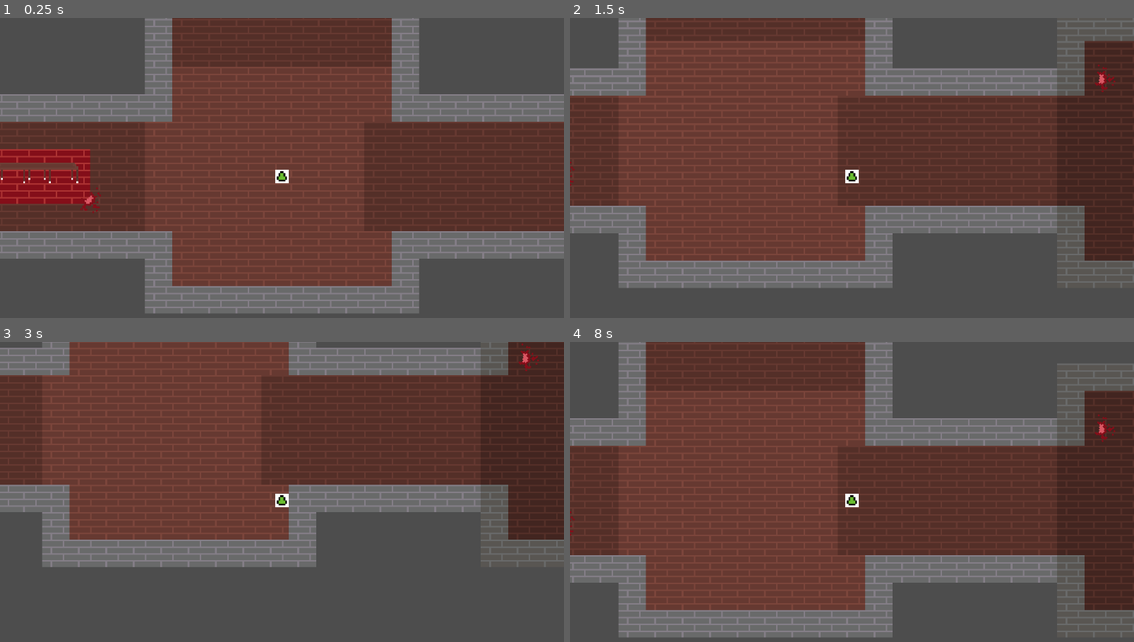
Above: before the commit, frames 1-4 (two rows, left to right).
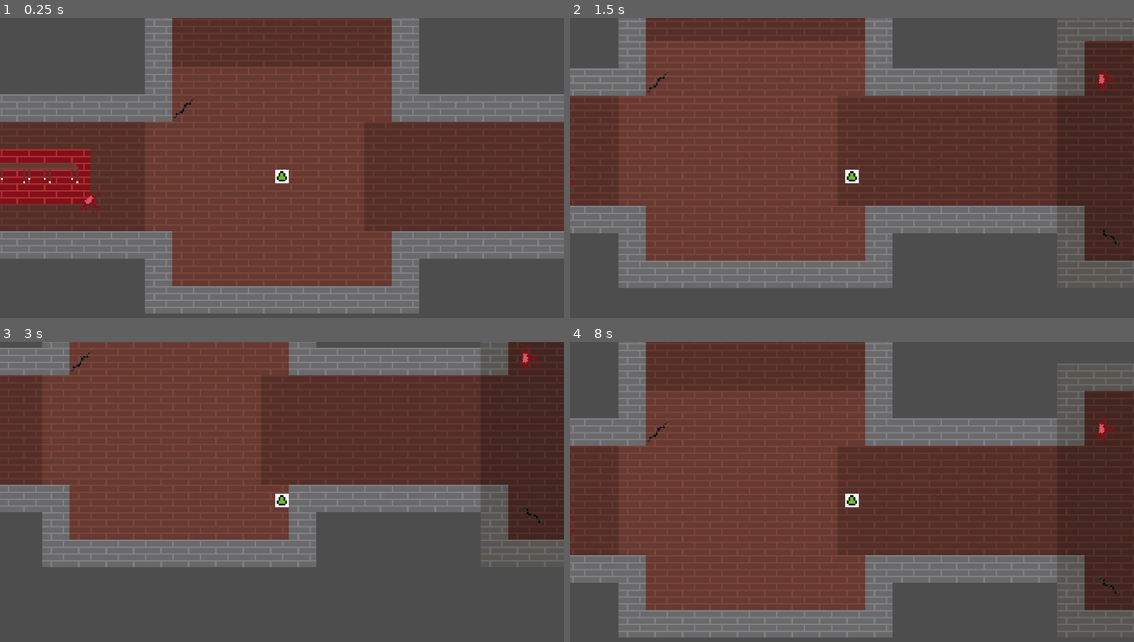
Above: after the commit, the same moments.

Repository: NoxWorks/Rouge-Lite-Projekt
Game: Godot game, scene res://Scenes/LVL/lvl_debug.tscn
Two runs of this game, one before a commit and one after it. Both use one fixed random seed, a clock stepped at 60 frames per second and the inputs below.
Inputs:
- Up to frame 1 (0.25 s): no input
- Up to frame 2 (1.5 s): tap Enter at 0.5 s; hold D (move_right) 0.53-1.28 s; hold S (move_down) from 1.28 s (still down)
- Up to frame 3 (3 s): release S (move_down) at 2.03 s; hold D (move_right) 2.03-2.78 s; tap Space at 2.75 s; hold W (move_up) from 2.78 s (still down)
- Up to frame 4 (8 s): release W (move_up) at 3.53 s; hold A (move_left) 3.53-5.03 s; hold S (move_down) 5.03-5.78 s; hold D (move_right) 5.78-6.53 s; hold W (move_up) 6.53-7.28 s; hold D (move_right) from 7.28 s (still down)

The runs differ from the first frame. In frame 1, less than 0.1% of the frame differs, in the area x 30-35%, y 26-34%; in frame 2, less than 0.1%; in frame 3, less than 0.1%; in frame 4, less than 0.1%, in the area x 13-98%, y 26-85%.

Commit message:
Gegner base und Switch base. Weitere Sprites
Base scenes für Gegner und Switches erstellt. Weitere Sprites (Blume, crack, etc..) Deko kram

Diff:
--- /dev/null
+++ b/project/rouge-lite-game/Scenes/Enemy/Enemys/dummy.tscn
@@ -0,0 +1,18 @@
+[gd_scene load_steps=4 format=3 uid="uid://co7jpxusr8spw"]
+
+[ext_resource type="PackedScene" uid="uid://bbr7y54efverh" path="res://Scenes/Enemy/enemy.tscn" id="1_3sc1u"]
+[ext_resource type="Texture2D" uid="uid://c02xfci4c4lwj" path="res://assets/sprites/Platzhalter/Dummy.png" id="2_p0bgl"]
+
+[sub_resource type="RectangleShape2D" id="RectangleShape2D_3sc1u"]
+size = Vector2(8, 13)
+
+[node name="Dummy" instance=ExtResource("1_3sc1u")]
+collision_layer = 4
+collision_mask = 27
+
+[node name="Sprite2D" type="Sprite2D" parent="." index="0"]
+texture = ExtResource("2_p0bgl")
+
+[node name="CollisionShape2D" type="CollisionShape2D" parent="." index="1"]
+position = Vector2(0, 1.5)
+shape = SubResource("RectangleShape2D_3sc1u")
--- /dev/null
+++ b/project/rouge-lite-game/Scenes/Enemy/enemy.tscn
@@ -0,0 +1,6 @@
+[gd_scene load_steps=2 format=3 uid="uid://bbr7y54efverh"]
+
+[ext_resource type="Script" uid="uid://des81jv835lro" path="res://scripts/Enemy/enemy_base.gd" id="1_mw074"]
+
+[node name="Enemy" type="CharacterBody2D"]
+script = ExtResource("1_mw074")
--- /dev/null
+++ b/project/rouge-lite-game/Scenes/Environment/Destruction/crack_floor.tscn
@@ -0,0 +1,8 @@
+[gd_scene load_steps=2 format=3 uid="uid://b0dmqnpfpl4i7"]
+
+[ext_resource type="Texture2D" uid="uid://dbi5wsal3fvyx" path="res://assets/sprites/Platzhalter/Crack_Floor.png" id="1_nme48"]
+
+[node name="Crack_Floor" type="Node2D"]
+
+[node name="Sprite2D" type="Sprite2D" parent="."]
+texture = ExtResource("1_nme48")
--- /dev/null
+++ b/project/rouge-lite-game/Scenes/Environment/Furniture/flower_yellow.tscn
@@ -0,0 +1,19 @@
+[gd_scene load_steps=3 format=3 uid="uid://bihk3qf2pmbcp"]
+
+[ext_resource type="Texture2D" uid="uid://dkj1k0jgp6b3" path="res://assets/sprites/Platzhalter/Yellow_Flower.png" id="1_tag0a"]
+
+[sub_resource type="RectangleShape2D" id="RectangleShape2D_tag0a"]
+size = Vector2(6, 5)
+
+[node name="Flower_Yellow" type="Node2D"]
+
+[node name="Sprite2D" type="Sprite2D" parent="."]
+texture = ExtResource("1_tag0a")
+
+[node name="StaticBody2D" type="StaticBody2D" parent="."]
+collision_layer = 2
+collision_mask = 5
+
+[node name="CollisionShape2D" type="CollisionShape2D" parent="StaticBody2D"]
+position = Vector2(0, 4.5)
+shape = SubResource("RectangleShape2D_tag0a")
--- a/project/rouge-lite-game/Scenes/LVL/lvl_debug.tscn
+++ b/project/rouge-lite-game/Scenes/LVL/lvl_debug.tscn
@@ -1,11 +1,14 @@
-[gd_scene load_steps=7 format=4 uid="uid://bqrun48stm68q"]
+[gd_scene load_steps=10 format=4 uid="uid://bqrun48stm68q"]
 
 [ext_resource type="PackedScene" uid="uid://dddy3mm4c28lr" path="res://Scenes/Tiles/tilemaps.tscn" id="1_giis5"]
 [ext_resource type="PackedScene" uid="uid://cewowt37hqcfr" path="res://Scenes/Environment/Gore/blood_splatter_00.tscn" id="2_k48cs"]
 [ext_resource type="PackedScene" uid="uid://cw1vlvfa38djp" path="res://Scenes/Player/player.tscn" id="2_lc5w2"]
-[ext_resource type="PackedScene" uid="uid://pofu76v18xsg" path="res://Scenes/Environment/desk.tscn" id="3_k48cs"]
+[ext_resource type="PackedScene" uid="uid://pofu76v18xsg" path="res://Scenes/Environment/Furniture/desk.tscn" id="3_k48cs"]
 [ext_resource type="PackedScene" uid="uid://bgarh47pdtykq" path="res://Scenes/LVL Assets/exit_portal.tscn" id="5_mvkwj"]
-[ext_resource type="PackedScene" uid="uid://visd43mukqgp" path="res://Scenes/Enemy/enemy_devil.tscn" id="6_624sa"]
+[ext_resource type="PackedScene" uid="uid://visd43mukqgp" path="res://Scenes/Enemy/Enemys/enemy_devil.tscn" id="6_624sa"]
+[ext_resource type="PackedScene" uid="uid://co7jpxusr8spw" path="res://Scenes/Enemy/Enemys/dummy.tscn" id="7_e7jbs"]
+[ext_resource type="PackedScene" uid="uid://b0dmqnpfpl4i7" path="res://Scenes/Environment/Destruction/crack_floor.tscn" id="7_tt4v0"]
+[ext_resource type="PackedScene" uid="uid://bihk3qf2pmbcp" path="res://Scenes/Environment/Furniture/flower_yellow.tscn" id="8_iq3ro"]
 
 [node name="LVL_DEBUG" type="Node2D"]
 
@@ -13,6 +16,21 @@
 
 [node name="Planks_Bricks" parent="Ysort" instance=ExtResource("1_giis5")]
 tile_map_data = PackedByteArray("AAD8//z/AAAAAAAAAAD8//3/AAAAAAAAAAD8//7/AAAAAAAAAAD8////AAAAAAAAAAD8/wAAAAAAAAAAAAD8/w …(10144 unchanged characters)…
+
+[node name="Destruction" type="Node" parent="Ysort"]
+
+[node name="Cracks" type="Node" parent="Ysort/Destruction"]
+
+[node name="Crack_Floor" parent="Ysort/Destruction/Cracks" instance=ExtResource("7_tt4v0")]
+position = Vector2(-56, -41)
+
+[node name="Crack_Floor2" parent="Ysort/Destruction/Cracks" instance=ExtResource("7_tt4v0")]
+position = Vector2(-245, -170)
+rotation = -1.6964611
+
+[node name="Crack_Floor3" parent="Ysort/Destruction/Cracks" instance=ExtResource("7_tt4v0")]
+position = Vector2(204.99997, 49)
+rotation = -1.6964611
 
 [node name="Gore" type="Node" parent="Ysort"]
 
@@ -38,16 +56,29 @@
 
 [node name="Player" parent="Ysort" instance=ExtResource("2_lc5w2")]
 
-[node name="Furniture" type="Node" parent="Ysort"]
-
-[node name="Desk" parent="Ysort/Furniture" instance=ExtResource("3_k48cs")]
-position = Vector2(-143, -4)
-
-[node name="Desk2" parent="Ysort/Furniture" instance=ExtResource("3_k48cs")]
-position = Vector2(338, -2)
-scale = Vector2(1.4977202, 1.5)
-
 [node name="Enemys" type="Node" parent="Ysort"]
 
 [node name="Enemy_Devil" parent="Ysort/Enemys" instance=ExtResource("6_624sa")]
 position = Vector2(-117, -138)
+
+[node name="Dummy" parent="Ysort/Enemys" instance=ExtResource("7_e7jbs")]
+position = Vector2(88, -216)
+
+[node name="Decor" type="Node" parent="Ysort"]
+
+[node name="Plants" type="Node" parent="Ysort/Decor"]
+
+[node name="Flower_Yellow" parent="Ysort/Decor/Plants" instance=ExtResource("8_iq3ro")]
+position = Vector2(335, -42)
+
+[node name="Flower_Yellow2" parent="Ysort/Decor/Plants" instance=ExtResource("8_iq3ro")]
+position = Vector2(336, 38)
+
+[node name="Furniture" type="Node" parent="Ysort/Decor"]
+
+[node name="Desk" parent="Ysort/Decor/Furniture" instance=ExtResource("3_k48cs")]
+position = Vector2(-143, -4)
+
+[node name="Desk2" parent="Ysort/Decor/Furniture" instance=ExtResource("3_k48cs")]
+position = Vector2(338, -2)
+scale = Vector2(1.4977202, 1.5)
--- a/project/rouge-lite-game/Scenes/Player/player.tscn
+++ b/project/rouge-lite-game/Scenes/Player/player.tscn
@@ -37,7 +37,7 @@
 radius = 4.0
 
 [node name="Player" type="CharacterBody2D"]
-collision_mask = 127
+collision_mask = 126
 script = ExtResource("1_a3d8c")
 
 [node name="AnimatedSprite2D" type="AnimatedSprite2D" parent="."]
--- /dev/null
+++ b/project/rouge-lite-game/Scenes/Switches/switch.tscn
@@ -0,0 +1,6 @@
+[gd_scene load_steps=2 format=3 uid="uid://dfxa0rea8t7pg"]
+
+[ext_resource type="Script" uid="uid://bflib7p1u0cnn" path="res://scripts/Switches/switch.gd" id="1_yg6j1"]
+
+[node name="Switch" type="Node2D"]
+script = ExtResource("1_yg6j1")
--- a/project/rouge-lite-game/project.godot
+++ b/project/rouge-lite-game/project.godot
@@ -20,6 +20,9 @@
 [file_customization]
 
 folder_colors={
+"res://Scenes/": "purple",
+"res://Scenes/Environment/": "orange",
+"res://Scenes/Player/": "red",
 "res://assets/": "pink",
 "res://assets/sprites/": "blue",
 "res://assets/tiles/": "gray",
--- /dev/null
+++ b/project/rouge-lite-game/scripts/Enemy/enemy_base.gd
@@ -0,0 +1,60 @@
+class_name Enemy extends CharacterBody2D
+
+const MAX_HP : float = 1000.00  # Maximale Gegner HP || IMMER ANPASSEN
+
+var fly_speed : float = 1.50
+var walk_speed : float = 1.00
+
+@export var debug : bool = false
+
+@export_category("Behavior")
+@export var no_ai : bool = false # Damit werden Gegner "Dumm" geschaltet
+@export var is_boss : bool = false # Für Bossgegner (Ändert stats & animationen)
+@export var can_fly : bool = false # Für fliegende Gegner
+@export var can_walk : bool = false # Für laufende Gegner
+
+@export_category("Stats")
+@export var current_hp : float = MAX_HP
+@export var damage : float = 2.50
+@export var speed : float = 1.00
+
+@export_category("Multiplier")
+@export var shield : float = 1.00 # Change to decrease/increase damage taken
+@export var strength : float = 1.00 # Change to decrease/increase damage delt
+@export_category("Other")
+@export var is_alive : bool
+
+func _ready() -> void:
+	if no_ai:
+		return
+
+	if is_boss:
+		current_hp *= 3.00
+		damage *= 2.00
+		speed *= 0.80
+
+
+func take_damage(amount : float) -> void:
+	current_hp -= amount * shield # Kalkuliert den schaden der genommen wird
+
+	if debug:
+		print("Enemy took", amount," damage")
+		print("Hp now", current_hp)
+
+	if current_hp <= 0:
+		is_alive = false
+		die()
+
+
+func die() -> void:
+	queue_free()
+
+func move(_delta: float) -> void:
+	pass
+
+func attack() -> void:
+	pass
+
+
+func _on_area_2d_body_entered(_body: Node2D) -> void:
+	print("Player entered")
--- /dev/null
+++ b/project/rouge-lite-game/scripts/Switches/switch.gd
@@ -0,0 +1,18 @@
+class_name Switch extends Node2D
+
+@export var debug : bool = false
+@export_category("Features")
+@export var auto_off : bool = false # Automatically turns the State of the Switch to the Opposite of its starting value after a short delay
+@export var is_locked : bool = false # Locks the Switch causing it to be unusable/ Can be used to lock boss rooms till..
+@export_group("Jamming")
+@export var can_jam : bool = false # Allows the Switch to become jammed causing it to be locked
+@export var jam_before_use : bool = false # Jams the Switch before being activated/ Turn false to invert
+@export var jam_chance : float = 0.10 #Chance to Jam the Switch
+@export_category("Switch")
+@export var is_lever : bool = false # Multiple states (On & Neutral & Off)
+@export var is_button : bool = false # Only two Switch states (On & Off)
+@export var is_one_time_switch : bool = false # The Switch will only be useable once if true
+
+# Called when the node enters the scene tree for the first time.
+func _ready() -> void:
+	pass # Replace with function body.
Renamed: project/rouge-lite-game/Scenes/Enemy/enemy_devil.tscn -> project/rouge-lite-game/Scenes/Enemy/Enemys/enemy_devil.tscn
Renamed: project/rouge-lite-game/Scenes/Environment/desk.tscn -> project/rouge-lite-game/Scenes/Environment/Furniture/desk.tscn
Binary file added: project/rouge-lite-game/assets/sprites/Platzhalter/Crack_Floor.png
Not shown, added: project/rouge-lite-game/assets/sprites/Platzhalter/Crack_Floor.png.import
Binary file added: project/rouge-lite-game/assets/sprites/Platzhalter/Dummy.png
Not shown, added: project/rouge-lite-game/assets/sprites/Platzhalter/Dummy.png.import
Binary file added: project/rouge-lite-game/assets/sprites/Platzhalter/Lever.png
Not shown, added: project/rouge-lite-game/assets/sprites/Platzhalter/Lever.png.import
Binary file added: project/rouge-lite-game/assets/sprites/Platzhalter/Yellow_Flower.png
Not shown, added: project/rouge-lite-game/assets/sprites/Platzhalter/Yellow_Flower.png.import
Not shown, added: project/rouge-lite-game/scripts/Enemy/enemy_base.gd.uid
Not shown, added: project/rouge-lite-game/scripts/Switches/switch.gd.uid
(and 6 more such lines)
